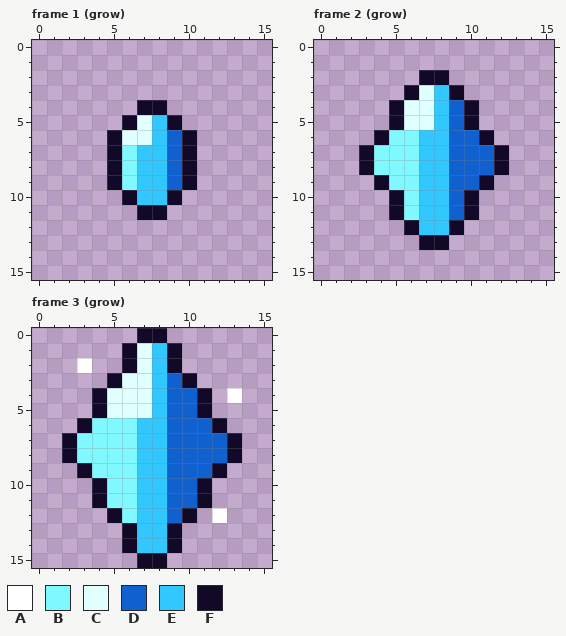
File history of a pixel-art file, projects/007_survivors/art/fx_frost.aseprite. This is how it looked before the edit.
16x16 pixels, 3 frames. Shown: frame 1 (grow), frame 2 (grow), frame 3 (grow).
Palette (. is transparent): A #ffffff  B #80f8ff  C #e0ffff  D #1060d0  E #30c8ff  F #120828
After:
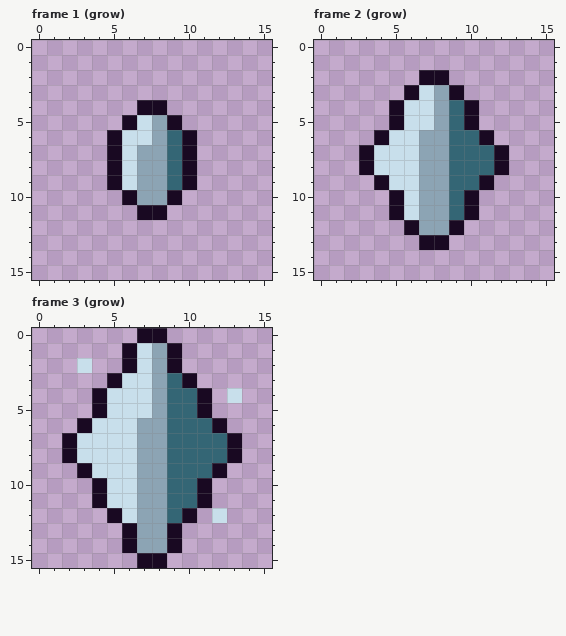
Edits made:
@@ palette @@
-B #80f8ff
+B #c8dfeb
-D #1060d0
+D #346675
-E #30c8ff
+E #8ca4b4
-F #120828
+F #190922
--- frame 1 (grow)
@@ x 4..9 @@
  4 ...FF.
- 5 ..FCEF
- 6 .FCCED
+ 5 ..FBEF
+ 6 .FBBED
  7 .FBEED
--- frame 2 (grow)
@@ x 4..9 @@
  2 ...FF.
- 3 ..FCEF
- 4 .FCCED
- 5 .FCCED
+ 3 ..FBEF
+ 4 .FBBED
+ 5 .FBBED
  6 FBBEED
--- frame 3 (grow)
@@ x 0..15 @@
  0 .......FF.......
- 1 ......FCEF......
- 2 ...A..FCEF......
- 3 .....FCCEDF.....
- 4 ....FCCCEDDF.A..
- 5 ....FCCCEDDF....
+ 1 ......FBEF......
+ 2 ...B..FBEF......
+ 3 .....FBBEDF.....
+ 4 ....FBBBEDDF.B..
+ 5 ....FBBBEDDF....
  6 ...FBBBEEDDDF...
@@ x 10..14 @@
 11 DF...
-12 F.A..
+12 F.B..
 13 .....
Where, in picture pixels (left, top, right, bottom), the same in both pictures:
changed: (107, 100, 197, 220)
changed: (359, 70, 509, 250)
changed: (62, 328, 242, 568)
